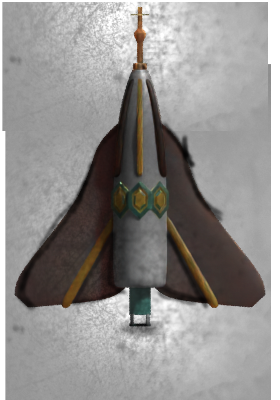
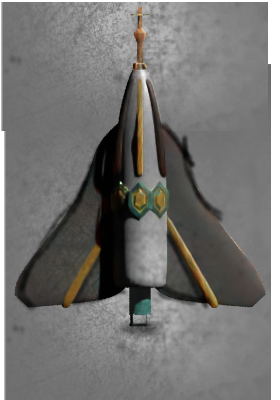
The second w=280, h=400 image is a revision of the first. Changes to its layers:
painted on "scratched metal texture.jpg" over [1, 1, 271, 400]
renamed "foil.png" to "foil.png #1", painted on it over [14, 6, 266, 328]
